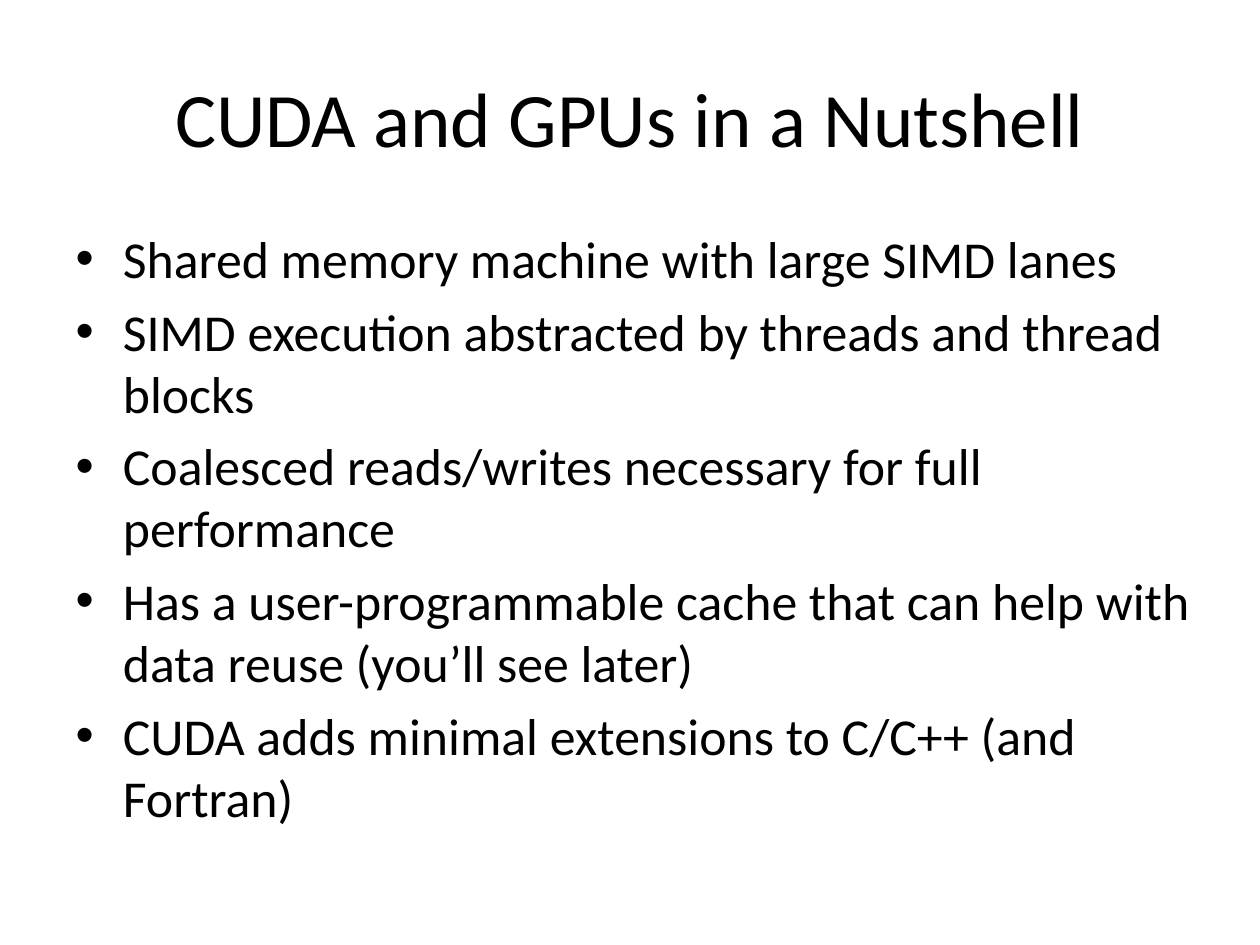
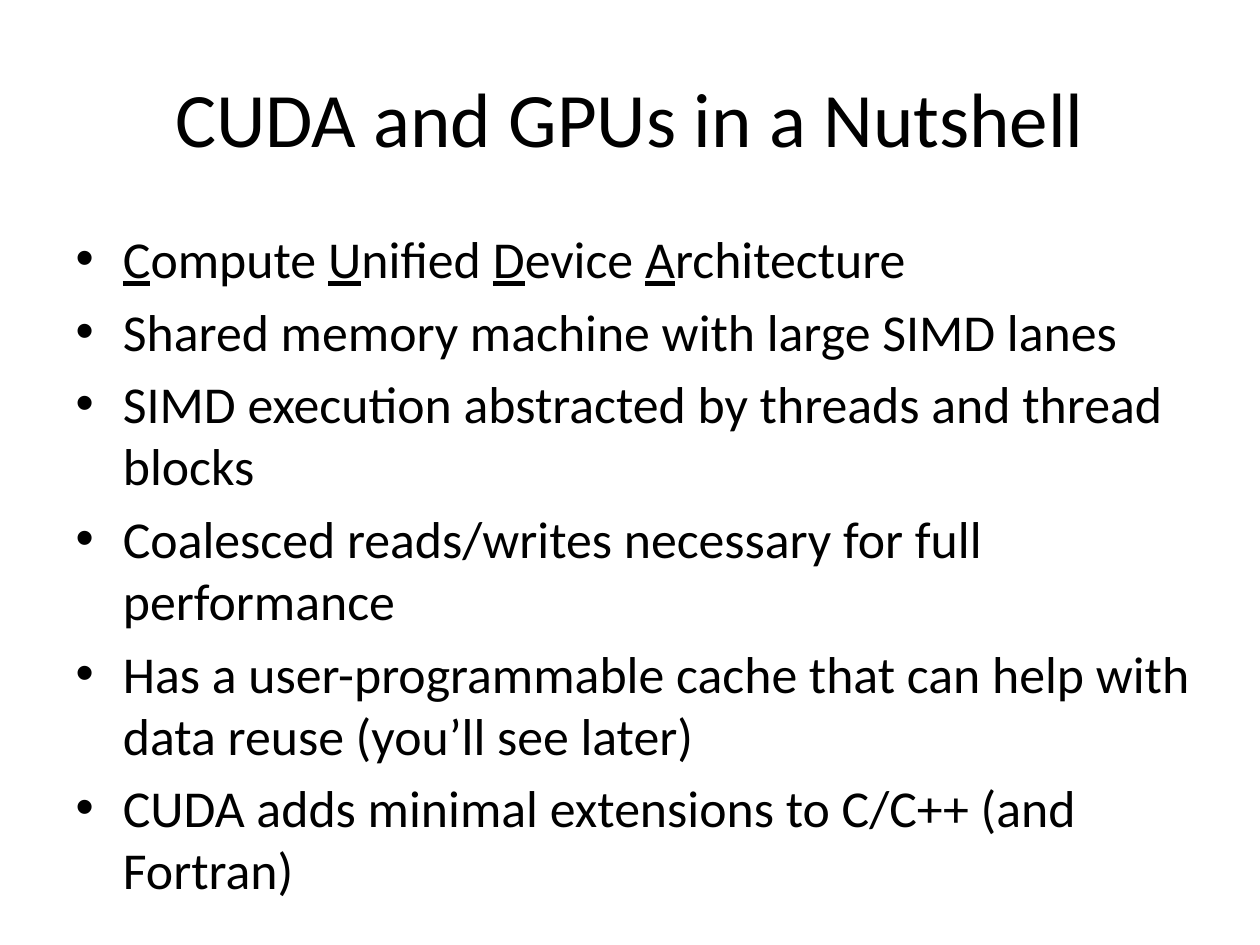
Before and after one commit to sellitforcache/cuda_tut, a slide deck: slide 2 of cuda_tut.pptx. Drawn at 1260x945 pixels with LibreOffice and Linux fonts; fonts in the diff are those of the drawing. Boxes give left, top, right and bottom in pixels: in the first picture for what was removed or moved away, otherwise in the second. Text is boxed around its words. In the diff, an @@ line names an element or a change of style, - is before the commit and + after.

```diff
--- a/cuda_tut.pptx
+++ b/cuda_tut.pptx
@@ text at (x1=123, y1=242, x2=905, y2=287): paragraph added @@
+• Compute Unified Device Architecture
```
Also in this commit, not shown: 1 other slide changed, 1 slide added.
